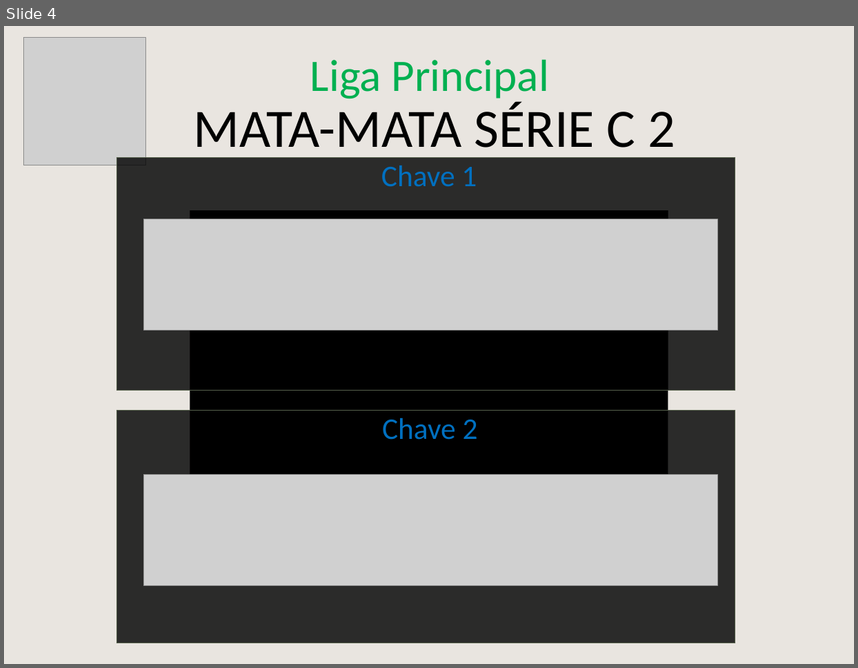
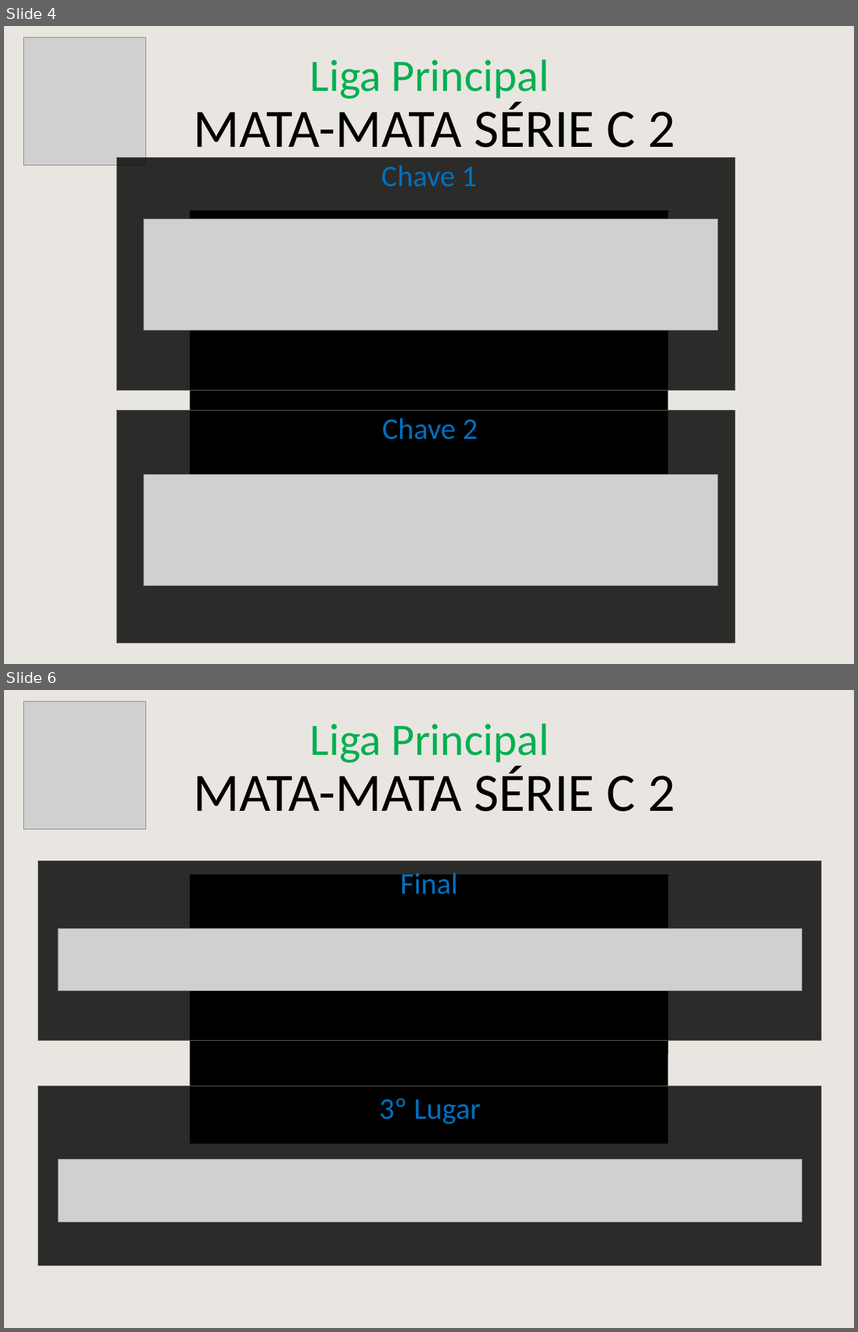
Before and after one commit to cknakayama/automacao_ligaroletarussa2021, a slide deck: MataMataPlanilha.pptx. Shown one above the other, each under a label of ours: slide 4 before the commit, slides 4 and 6 after it; the slides between them are not shown. The pictures are 858x668 and 858x1332 pixels, drawn with LibreOffice and Linux fonts; fonts in the diff are those of the drawing; grey boxes stand for pictures; background and template pictures are left out. Boxes give left, top, right and bottom in pixels: in the first picture for what was removed or moved away, otherwise in the second. Text is boxed around its words. In the diff, an @@ line names an element or a change of style, - is before the commit and + after.

```diff
--- a/MataMataPlanilha.pptx
+++ b/MataMataPlanilha.pptx
@@ slide 6 added at (4,690,854,1328), background picture (left out); not listed: 1 template element that a slide beside it also shows @@
@@ picture added at (24,701,145,829) @@
@@ text added at (310,723,549,767), 60 pt, text #00B050 @@
+Liga Principal
@@ text added at (193,766,675,811), 72 pt, text #000000 @@
+MATA-MATA SÉRIE C 2
@@ rectangle added at (38,860,822,1040), fill #000000 at 81% opacity, outline #57624D 1 pt @@
@@ rectangle added at (190,874,668,1143), fill #000000 @@
@@ text added at (400,869,457,894), 40 pt, text #0070C0 @@
+Final
@@ picture added at (525,874,668,1053) @@
@@ picture added at (58,929,802,991) @@
@@ rectangle added at (38,1085,822,1265), fill #000000 at 81% opacity, outline #57624D 1 pt @@
@@ text added at (379,1098,481,1124), 40 pt, text #0070C0 @@
+3º Lugar
@@ picture added at (58,1159,802,1221) @@
```
Also in this commit, not shown: 5 other files.
